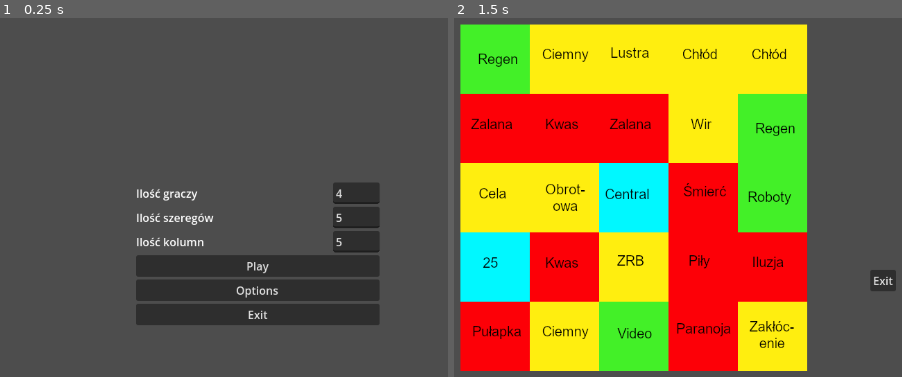
Above: before the commit, frames 1-2 (left to right).
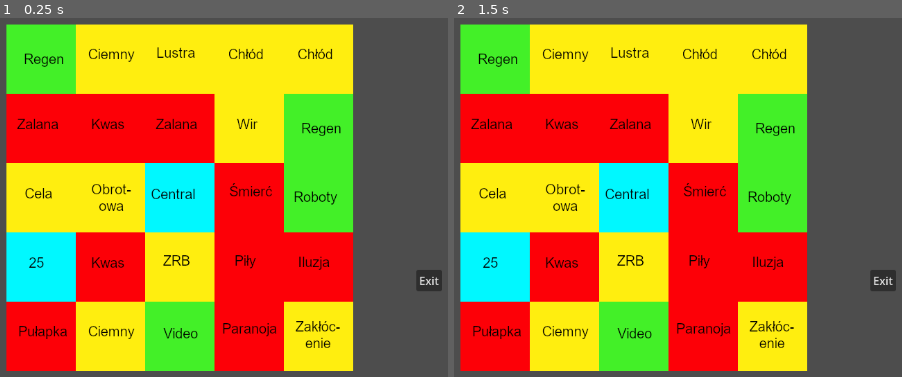
Above: after the commit, the same moments.

Repository: super12pl/strona25
Game: Godot game, scene res://scenes/gra.tscn
The game is run twice, just before and just after one commit, with the same random seed, the same clock (stepped at 60 frames per second) and the same inputs. Before the commit the project starts from res://scenes/Menu.tscn.
Inputs (mouse positions are in pixels of both pictures, inside the frame that each line leads up to):
- Up to frame 1 (0.25 s): no input
- Up to frame 2 (1.5 s): click (709, 265) at 0.5 s, where only the run before the commit has a clickable "Play"; tap Enter at 1.25 s

The runs differ from the first frame. In frame 1, 77% of the frame differs, in the area x 1-99%, y 1-99%; in frame 2, nothing differs.

Commit message:
changed main scene

Diff:
--- a/project.godot
+++ b/project.godot
@@ -11,7 +11,7 @@
 [application]
 
 config/name="strona25"
-run/main_scene="res://scenes/Menu.tscn"
+run/main_scene="res://scenes/gra.tscn"
 config/features=PackedStringArray("4.2", "GL Compatibility")
 config/icon="res://icon.svg"
 
